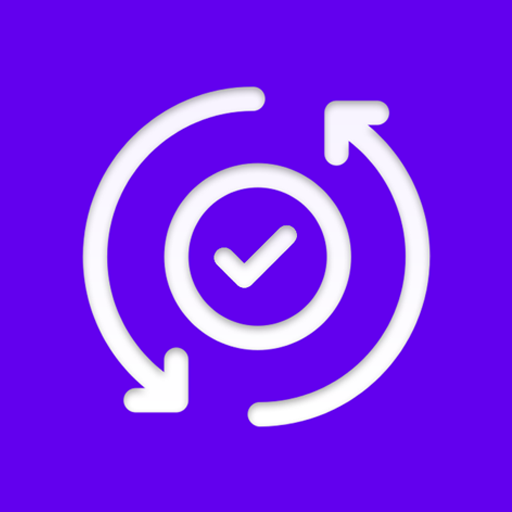
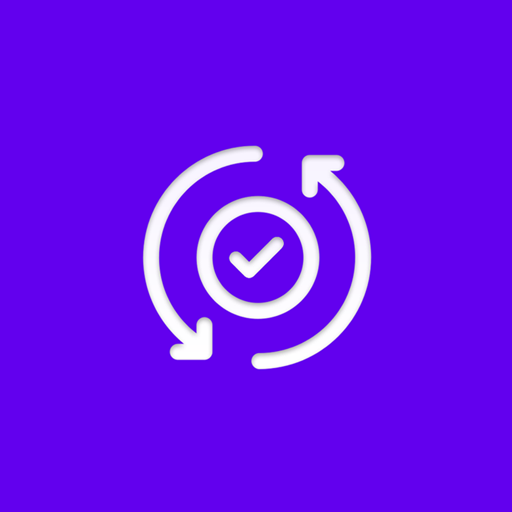
The second 512 x 512 image is a revision of the first. Changes to its layers:
painted on "Слой 2" over [81, 85, 432, 429]